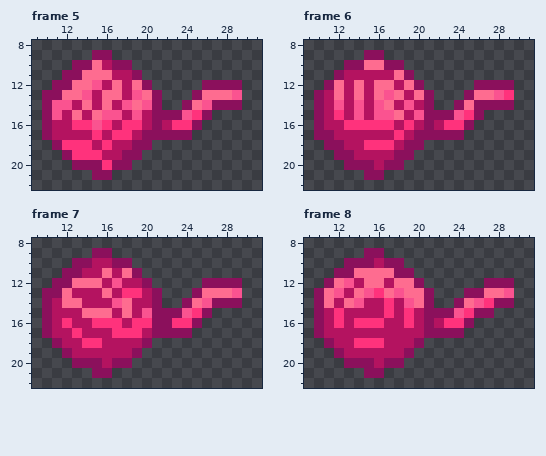
Pixel-art file, stored at Assets/Assety/PLAYER_wloczka/klebek/odwijanie_zawijanie/wloczka12_spin_anim.aseprite. This is how it looked before the edit.
32x32 pixels, 8 frames. Shown: frame 5: x 9..31, y 8..22; frame 6: x 9..31, y 8..22; frame 7: x 9..31, y 8..22; frame 8: x 9..31, y 8..22. The old version is drawn lined up with the new one. The commit also changed other frames, which this record leaves out.
And afterwards:
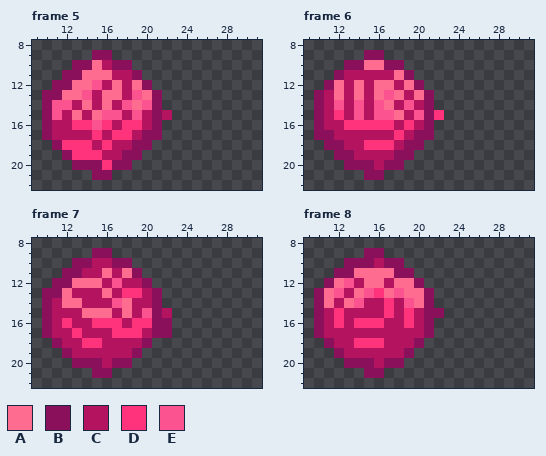
Palette (. is transparent): A #fe6c90  B #8b105c  C #b41360  D #ff327c  E #fa5390
The edit:
whole drawing moved by -2,-3 (the old picture is shown already moved)
--- frame 5
@@ x 20..31 @@
 11 ............
-12 B.....BBBB..
-13 AB...BAAAE..
-14 EB..BAEBBB..
-15 CBBBEDB.....
-16 CBCDDB......
-17 BBBBB.......
+12 B...........
+13 AB..........
+14 EB..........
+15 CBC.........
+16 CB..........
+17 BB..........
 18 B...........
--- frame 6
@@ x 20..31 @@
 11 ............
-12 B.....BBBB..
-13 AB...BAAED..
-14 CB..BABBBB..
-15 EBBBEDB.....
-16 CBCDDB......
-17 BBBBB.......
+12 B...........
+13 AB..........
+14 CB..........
+15 EBD.........
+16 CB..........
+17 BB..........
 18 B...........
--- frame 7
@@ x 20..31 @@
 11 ............
-12 B.....BBBB..
-13 CB...BAAAE..
-14 CB..BAEBBB..
-15 EBBBEDB.....
-16 DBBDDB......
-17 CBBBB.......
+12 B...........
+13 CB..........
+14 CB..........
+15 EBC.........
+16 DBB.........
+17 CBB.........
 18 B...........
--- frame 8
@@ x 20..31 @@
 11 ............
-12 B......BBB..
-13 AB...BBAAE..
-14 AB..BAEDBB..
-15 CBBBEDBB....
-16 CBCDDB......
-17 CBBBB.......
+12 B...........
+13 AB..........
+14 AB..........
+15 CBB.........
+16 CB..........
+17 CB..........
 18 B...........
